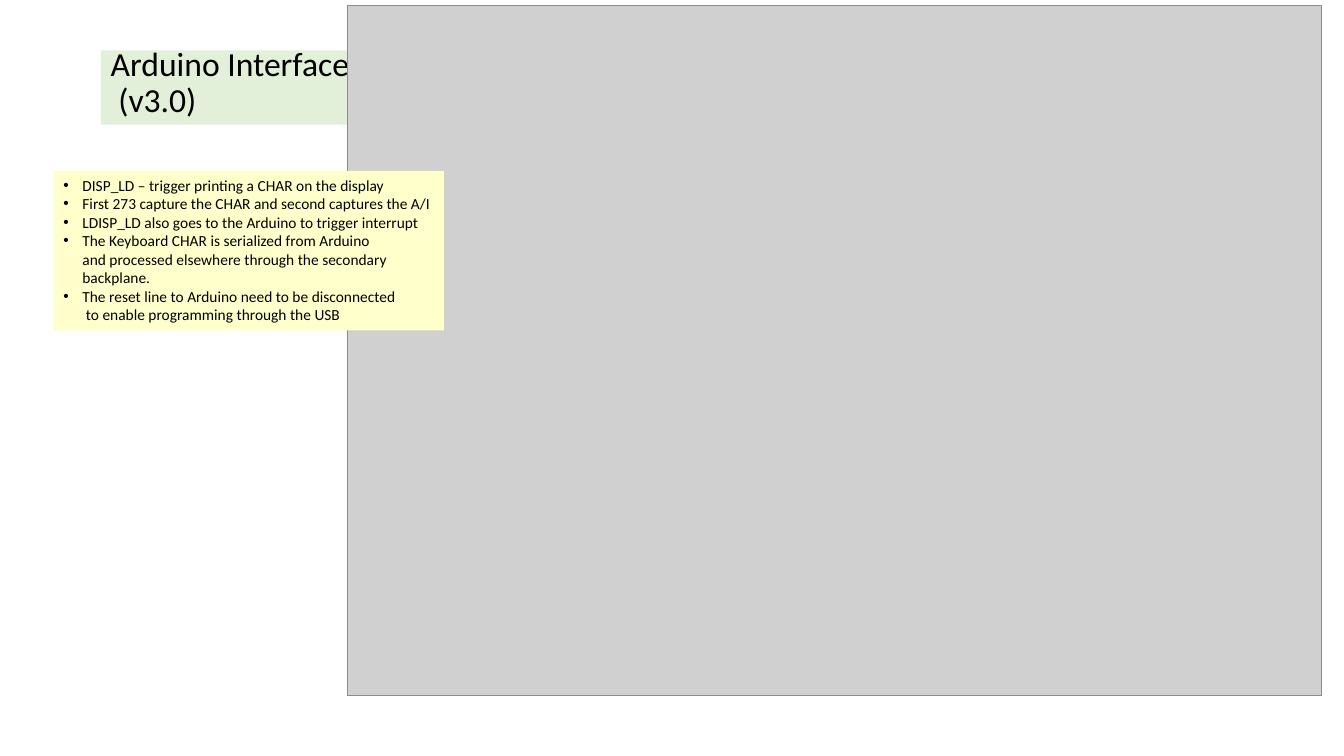
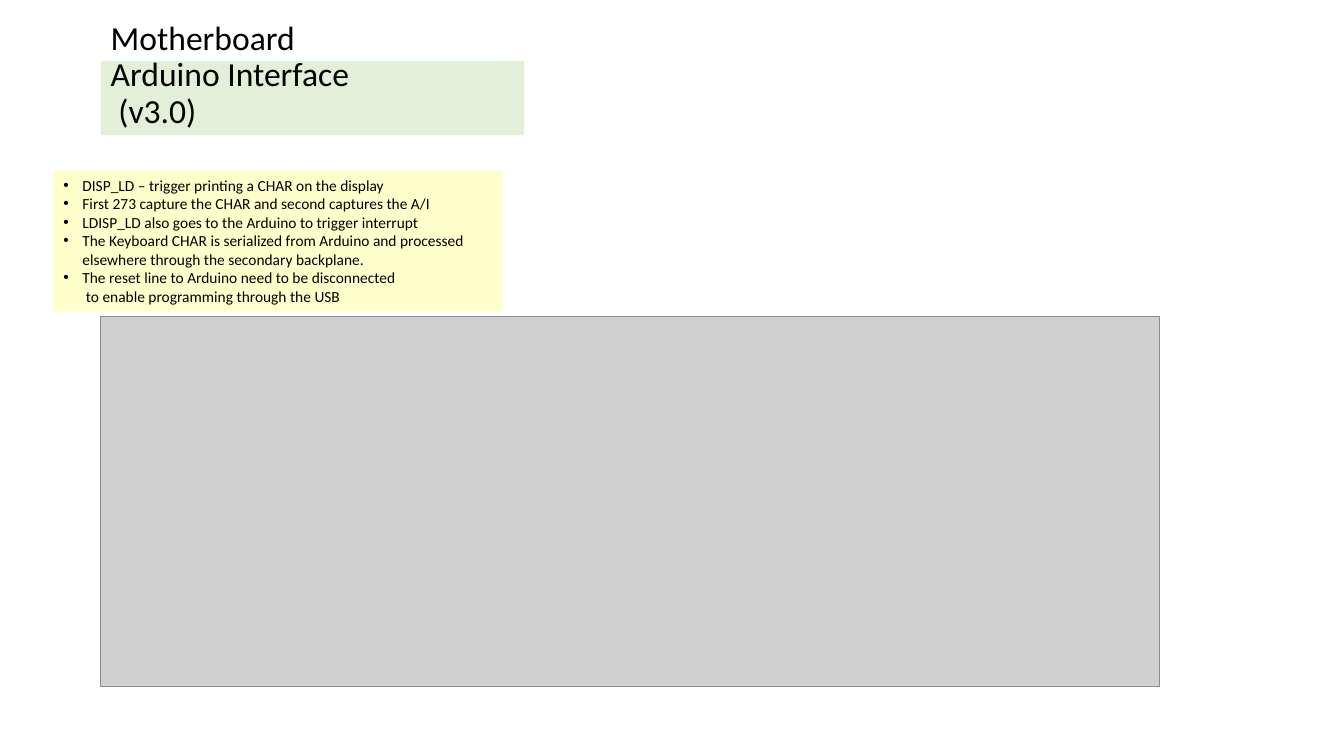
Before and after one commit to gilkeidar/ByteFrost, a slide deck: slide 14 of Documentation/ByteFrost v3.0.pptx (slide 10 before the commit). Drawn at 1344x756 pixels with LibreOffice and Linux fonts; fonts in the diff are those of the drawing; grey boxes stand for pictures; background and template pictures are left out. Boxes give left, top, right and bottom in pixels: in the first picture for what was removed or moved away, otherwise in the second. Text is boxed around its words. In the diff, an @@ line names an element or a change of style, - is before the commit and + after.

Commit message:
Update slides to Motherboard from EasyEDA

```diff
--- a/Documentation/ByteFrost v3.0.pptx
+++ b/Documentation/ByteFrost v3.0.pptx
@@ title "Motherboard Arduino Interface (v3.0)": place and size @@
-title "Motherboard Arduino Interface (v3.0)" at (101,50,524,125)
+title "Motherboard Arduino Interface (v3.0)" at (101,60,524,135)
@@ title at (111,26,349,128): text changed @@
-Arduino Interface
-(v3.0)
+Motherboard
+Arduino Interface
+(v3.0)
@@ picture removed at (348,6,1322,696) @@
@@ rectangle "DISP_LD – trigger printing a ...": place and size @@
-rectangle "DISP_LD – trigger printing a ..." at (53,171,444,331)
+rectangle "DISP_LD – trigger printing a ..." at (53,171,502,313)
@@ picture added at (101,317,1160,686) @@
```
Also in this commit, not shown: 7 other slides changed, 5 slides added, 6 slides removed, 1 other file.
